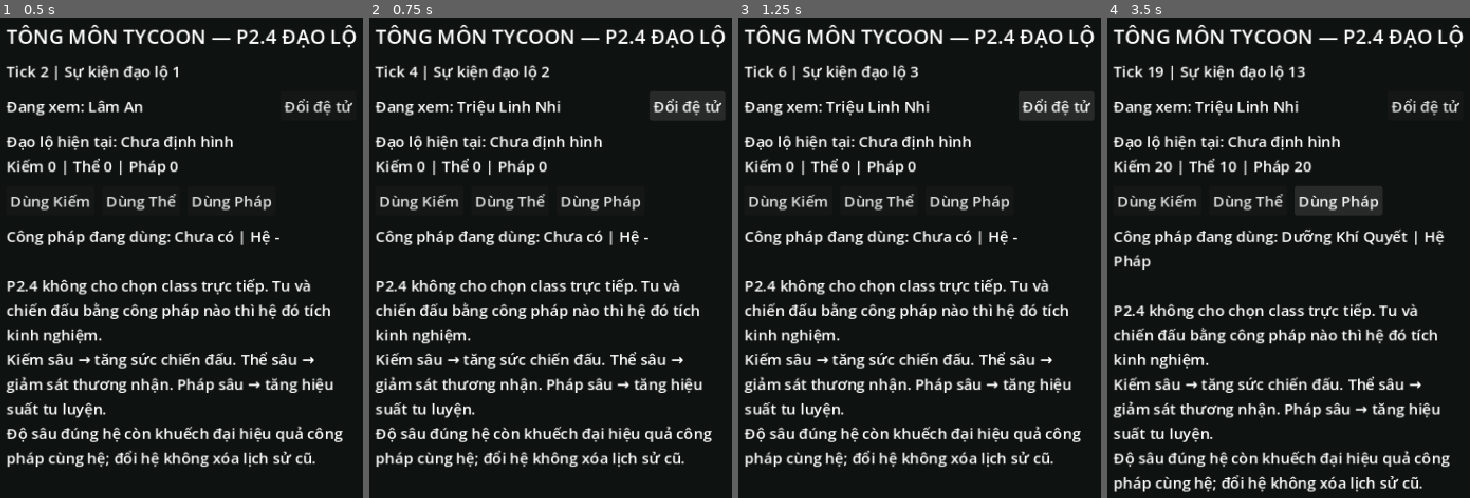
Above: before the commit, frames 1-4 (left to right).
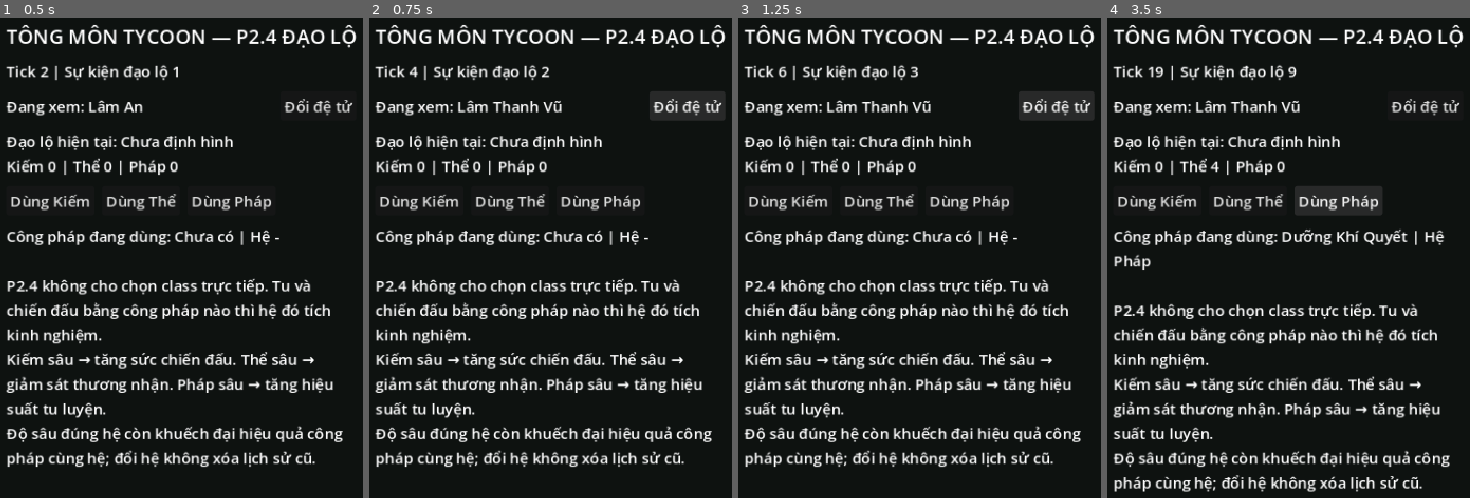
Above: after the commit, the same moments.

Repository: vuanhtuan161094-byte/TongMonBaDao
Game: Godot game, scene res://scenes/p2/p2_4_cultivation_paths.tscn
Same seed, same stepped clock (60 frames per second), same inputs: the game is played once before the commit and once after it. This scene is started directly instead of the project's main scene.
Inputs:
- Up to frame 1 (0.5 s): no input
- Up to frame 2 (0.75 s): click "Đổi đệ tử" at 0.5 s
- Up to frame 3 (1.25 s): no input
- Up to frame 4 (3.5 s): click "Dùng Kiếm" at 1.25 s; click "Dùng Thể" at 2 s; click "Dùng Pháp" at 2.75 s

Frame 1 is identical in both runs. In frame 2, 0.5% of the frame differs, in the area x 24-54%, y 17-21%; in frame 3, 0.5%; in frame 4, 1.4%, in the area x 13-57%, y 10-33%.

Commit message:
fix: canonicalize nested equipment items after save load

Diff:
--- a/godot/src/simulation/state/sect_state.gd
+++ b/godot/src/simulation/state/sect_state.gd
@@ -134,8 +134,7 @@
     state.combat_skill_event_count = maxi(int(data.get("combat_skill_event_count", 0)), 0)
     state.equipment_enabled = bool(data.get("equipment_enabled", false))
     state.forge_materials = _int_dictionary(data.get("forge_materials", {}))
-    var saved_equipment = data.get("equipment_items", {})
-    state.equipment_items = saved_equipment.duplicate(true) if saved_equipment is Dictionary else {}
+    state.equipment_items = _equipment_dictionary(data.get("equipment_items", {}))
     state.equipment_forge_index = maxi(int(data.get("equipment_forge_index", 0)), 0)
     state.equipment_event_count = maxi(int(data.get("equipment_event_count", 0)), 0)
     state.equipment_policy = StringName(data.get("equipment_policy", "balanced"))
@@ -166,3 +165,39 @@
         if bool(value[key]):
             normalized[str(key)] = true
     return normalized
+
+static func _equipment_dictionary(value: Variant) -> Dictionary:
+    var normalized: Dictionary = {}
+    if not (value is Dictionary):
+        return normalized
+    var keys: Array = value.keys()
+    keys.sort()
+    for raw_key in keys:
+        var raw_item = value[raw_key]
+        if not (raw_item is Dictionary):
+            continue
+        var item_id := str(raw_key)
+        var item: Dictionary = raw_item.duplicate(true)
+        item["id"] = str(item.get("id", item_id))
+        item["recipe_id"] = str(item.get("recipe_id", ""))
+        item["name"] = str(item.get("name", ""))
+        item["slot"] = str(item.get("slot", ""))
+        item["quality"] = str(item.get("quality", ""))
+        item["path"] = str(item.get("path", ""))
+        item["element"] = str(item.get("element", ""))
+        item["price"] = maxi(int(item.get("price", 0)), 0)
+        item["location"] = str(item.get("location", ""))
+        item["owner_id"] = str(item.get("owner_id", ""))
+        item["stats"] = _float_dictionary(item.get("stats", {}))
+        normalized[item_id] = item
+    return normalized
+
+static func _float_dictionary(value: Variant) -> Dictionary:
+    var normalized: Dictionary = {}
+    if not (value is Dictionary):
+        return normalized
+    var keys: Array = value.keys()
+    keys.sort()
+    for key in keys:
+        normalized[str(key)] = float(value[key])
+    return normalized
